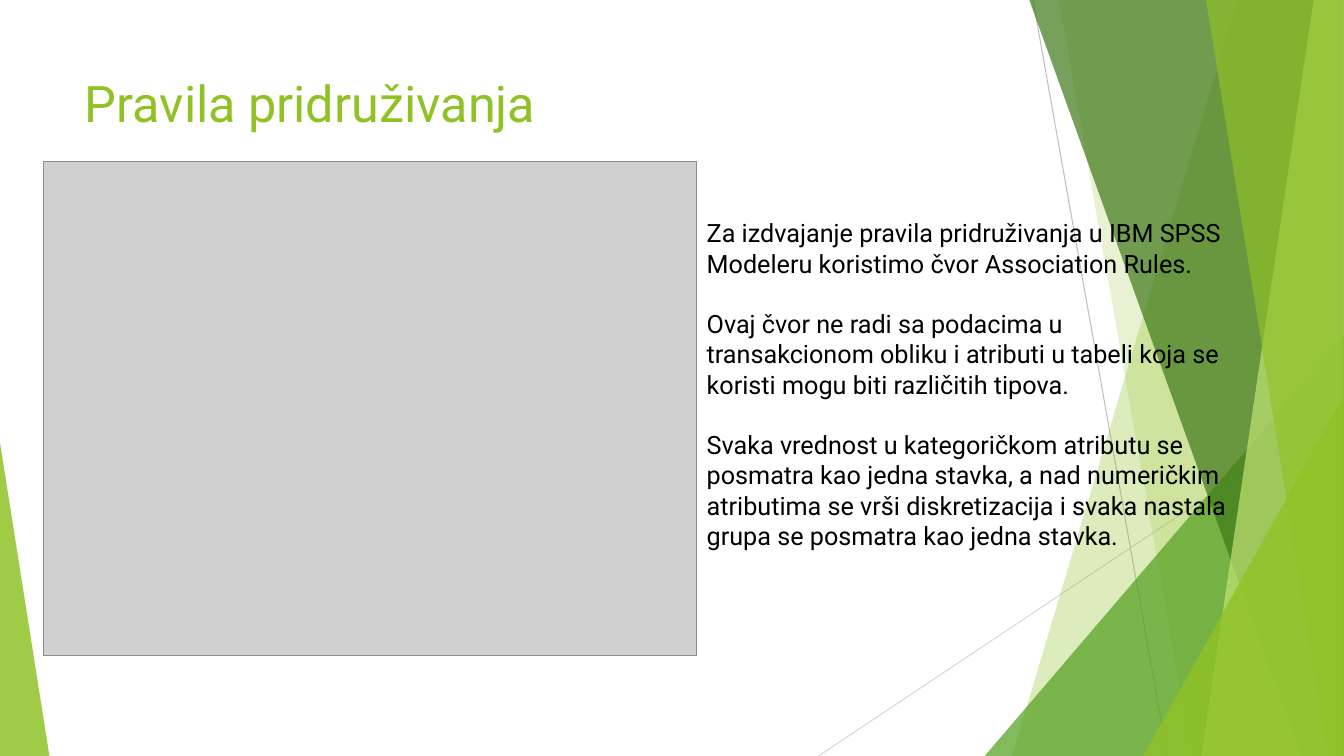
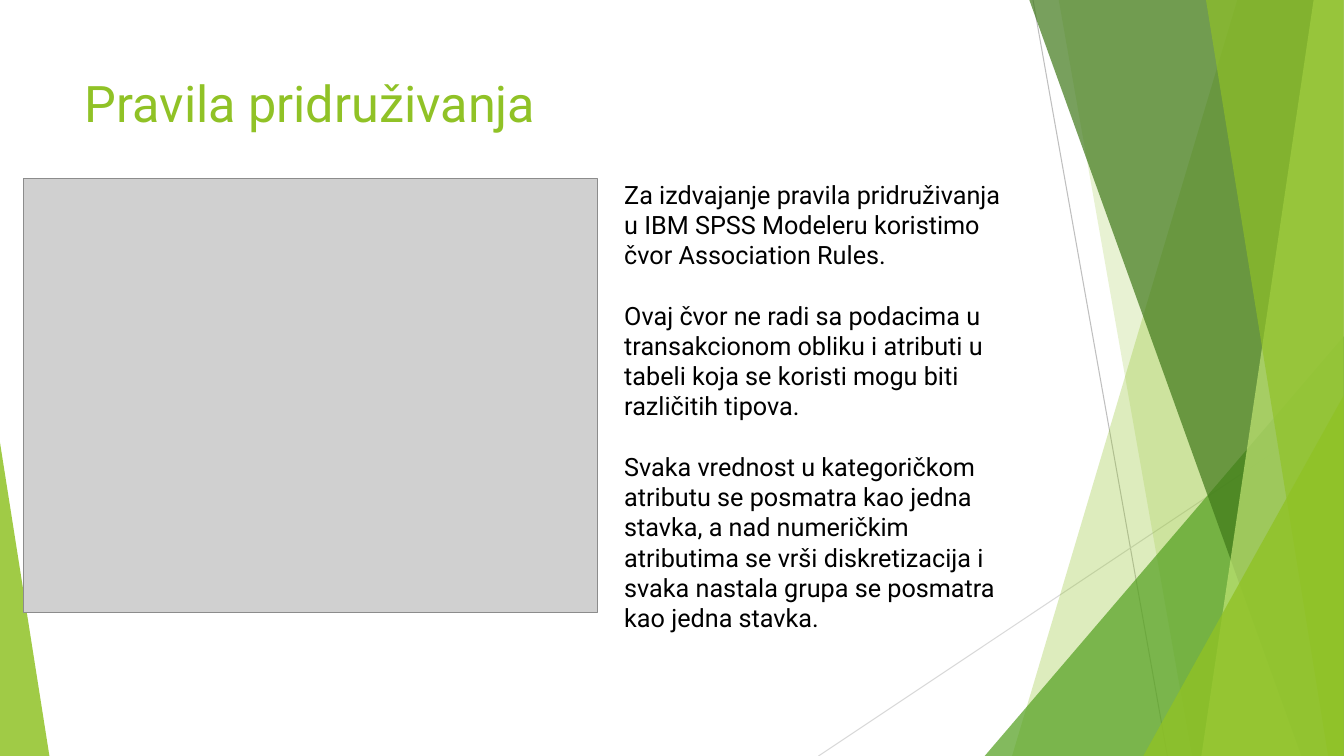
Before and after one commit to MATF-istrazivanje-podataka-1/2023_Data_Mining_Baseball_Dataset, a slide deck: slide 13 of presentation.pptx. Drawn at 1344x756 pixels with LibreOffice and Linux fonts; fonts in the diff are those of the drawing; grey boxes stand for pictures. Boxes give left, top, right and bottom in pixels: in the first picture for what was removed or moved away, otherwise in the second. Text is boxed around its words. In the diff, an @@ line names an element or a change of style, - is before the commit and + after.

```diff
--- a/presentation.pptx
+++ b/presentation.pptx
@@ picture: place and size @@
-picture at box(44, 161, 698, 655)
+picture at box(23, 178, 597, 613)
@@ text "Za izdvajanje pravila pridruživanja u ..." rewrapped from box(707, 220, 1226, 551) to box(624, 185, 1000, 633) @@
```
Also in this commit, not shown: 8 other slides changed, 3 slides added, 3 slides removed.
